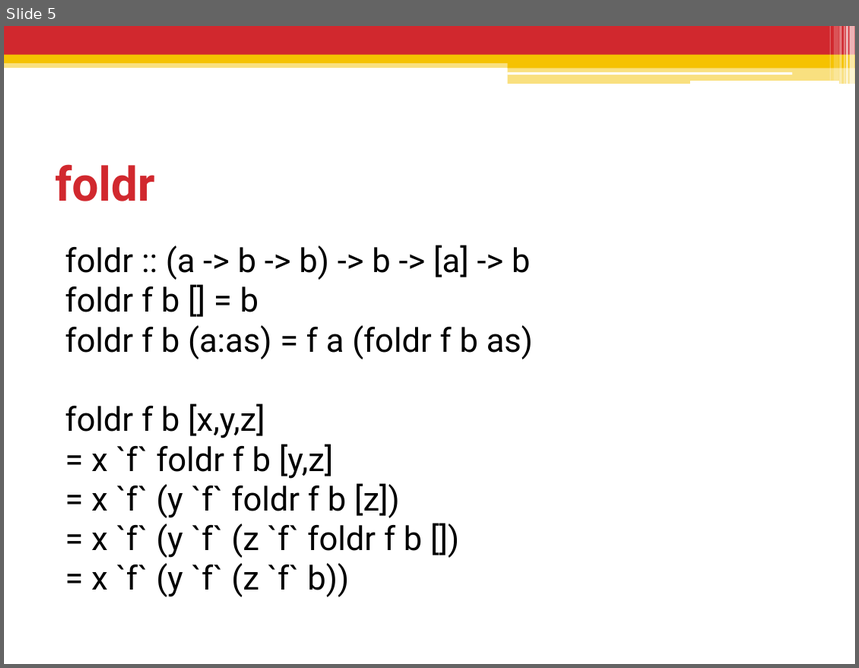
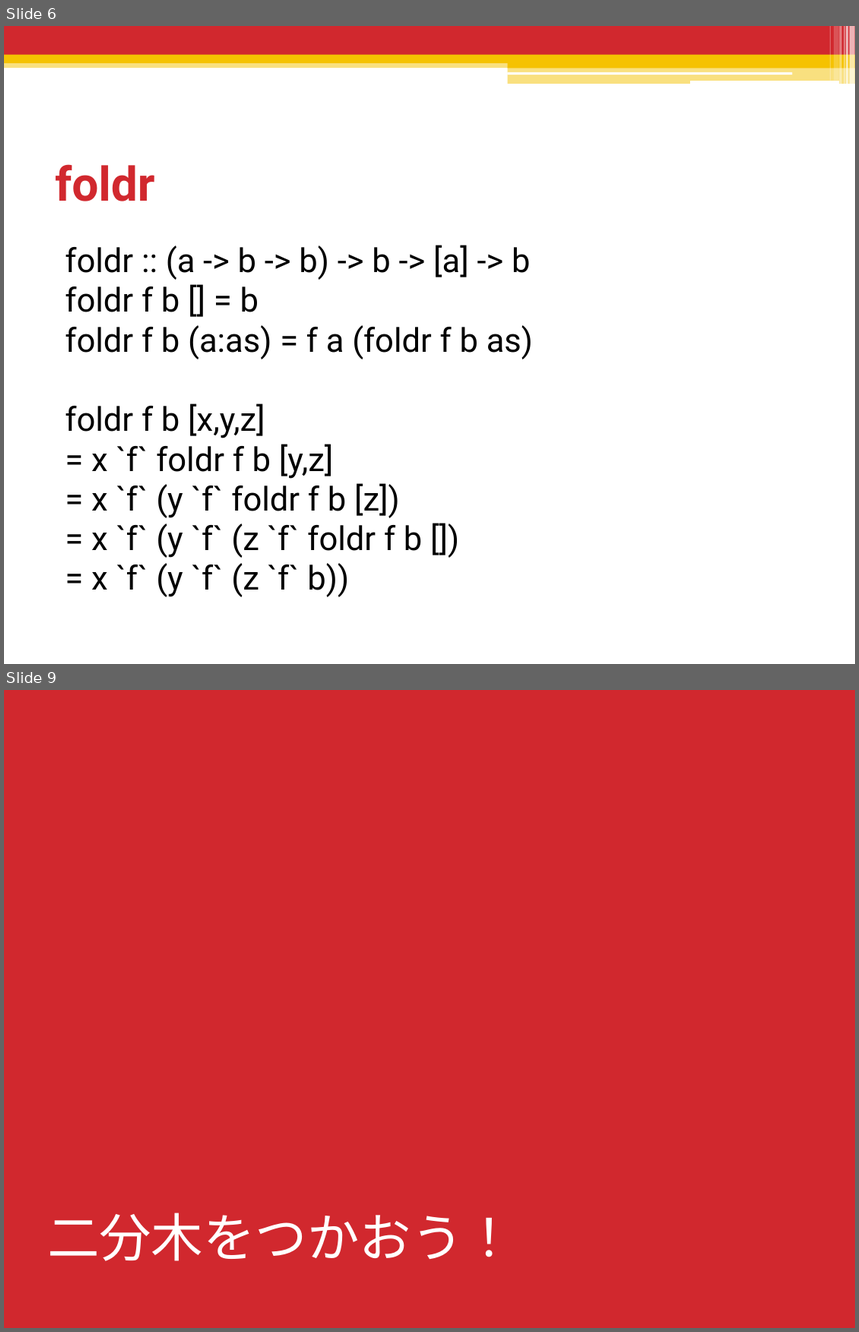
Before and after one commit to shiatsumat/HaskellLecture, a slide deck: 3_recursion_data/slides/3_recursion_data.pptx. Shown one above the other, each under a label of ours: slide 5 before the commit, slides 6 and 9 after it; the slides between them are not shown. The pictures are 859x668 and 859x1332 pixels, drawn with LibreOffice and Linux fonts; fonts in the diff are those of the drawing. Boxes give left, top, right and bottom in pixels: in the first picture for what was removed or moved away, otherwise in the second. Text is boxed around its words. In the diff, an @@ line names an element or a change of style, - is before the commit and + after.

```diff
--- a/3_recursion_data/slides/3_recursion_data.pptx
+++ b/3_recursion_data/slides/3_recursion_data.pptx
@@ slide 9 added at [4,690,855,1328], background #D1282E @@
@@ title added at [47,1213,515,1262], 44 pt, text #FFFFFF @@
+二分木をつかおう！
@@ what was slide 5 is now slide 6 @@
```
Also in this commit, not shown: 16 other slides added, 3 slides removed, 26 other files.
